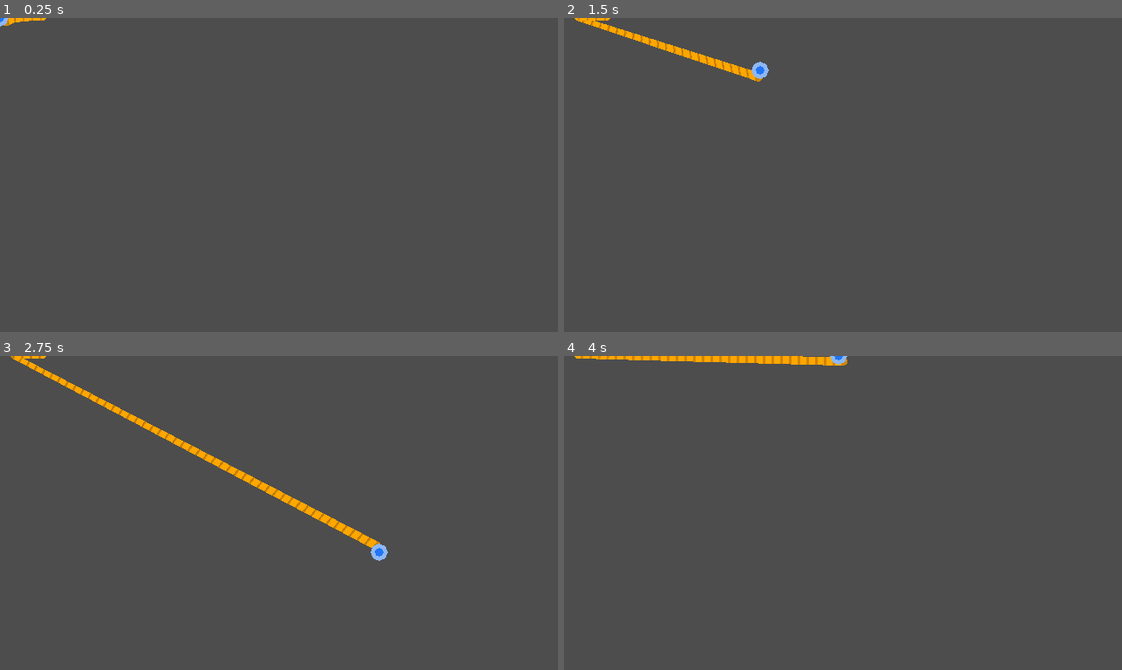
Above: before the commit, frames 1-4 (two rows, left to right).
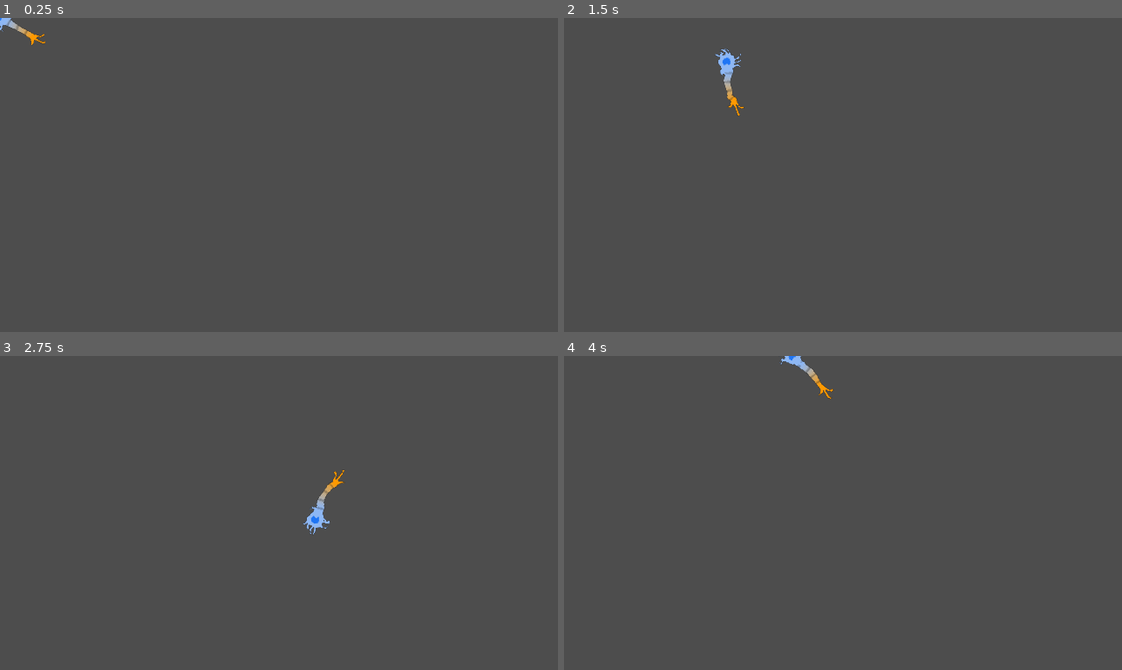
Above: after the commit, the same moments.

Repository: bnhrl/MomentumIsEverythingCountDown
Game: Godot game, scene res://Game/Levels/_Base/level.tscn
Two runs of this game, one before a commit and one after it. Both use one fixed random seed, a clock stepped at 60 frames per second and the inputs below. The project has no main scene, so this scene is started directly.
Inputs (mouse positions are in pixels of both pictures, inside the frame that each line leads up to):
- Up to frame 1 (0.25 s): no input
- Up to frame 2 (1.5 s): move the mouse to (965, 159) at 0.52 s; hold D (right) 0.53-1.28 s; move the mouse to (731, 190) at 1.27 s; hold S (down) from 1.28 s (still down)
- Up to frame 3 (2.75 s): move the mouse to (334, 443) at 2.02 s; release S (down) at 2.03 s; hold D (right) from 2.03 s (still down)
- Up to frame 4 (4 s): move the mouse to (815, 575) at 2.77 s; release D (right) at 2.78 s; hold W (up) 2.78-3.53 s; move the mouse to (1010, 560) at 3.52 s; hold A (left) from 3.53 s (still down)

The runs differ from the first frame. In frame 1, 0.2% of the frame differs, in the area x 0-9%, y 0-9%; in frame 2, 1.2%; in frame 3, 2.0%, in the area x 1-70%, y 0-66%; in frame 4, 1.1%.

Commit message:
Player work, added wavy shader, countdown timer work

Diff:
--- /dev/null
+++ b/Assets/Shaders/wavy.gdshader
@@ -0,0 +1,25 @@
+shader_type canvas_item;
+
+uniform sampler2D screen_texture : hint_screen_texture, repeat_disable, filter_nearest;
+
+uniform bool on_canvas_group = false;
+uniform float wave_x = 10.0;
+uniform float wave_y = 10.0;
+uniform float ferocity = 1.0;
+uniform float speed = 1.0;
+
+varying vec4 modulate;
+
+void vertex() {
+	modulate = COLOR;
+}
+
+void fragment() {
+	vec2 uv = UV;
+	vec4 color = texture(TEXTURE, uv);
+	if (on_canvas_group) { uv = SCREEN_UV; }
+	uv.x += sin(TIME*speed) * ferocity / 10.0 * sin(uv.y*wave_x);
+	uv.y += sin(TIME*speed) * ferocity / 10.0 * sin(uv.x*wave_y);
+	if (on_canvas_group) { color = texture(screen_texture, uv); }
+	COLOR = color*modulate;
+}
--- a/Game/CountDownTimer/count_down_timer.gd
+++ b/Game/CountDownTimer/count_down_timer.gd
@@ -1,6 +1,4 @@
 class_name CountDownTimer extends Node2D
-
-signal expired
 
 @onready var label: RichTextLabel = $Label
 @onready var beat_timer: Timer = $BeatTimer
@@ -9,11 +7,14 @@
 @onready var max_time := time
 
 func _process(delta: float) -> void:
+	_process_background()
 	if has_expired: return
 
 	_process_counting(delta)
 	_process_expiration()
 
+
+# Counting
 func _process_counting(delta: float) -> void:
 	time -= delta
 	label.text = str(snappedf(time, 0.1))
@@ -25,6 +26,7 @@
 		beat_timer.start(clampf(time*0.1, 0.25, 5.0))
 
 
+# Beating
 func _on_beat_timer_timeout() -> void:
 	beat()
 
@@ -40,6 +42,10 @@
 	sound_player.pitch_scale = clampf(randf_range(0.9, 1.1) + (max_time*0.5/time), 0.9, 2.0)
 	sound_player.play()
 
+
+# Expiration
+signal expired
+
 func _process_expiration() -> void:
 	if time <= 0.0:
 		expire()
@@ -50,3 +56,14 @@
 func expire() -> void:
 	has_expired = true
 	expired.emit()
+
+
+# Backgrounds
+@onready var backgrounds := [$WIPBackground0, $WIPBackground1]
+func _process_background() -> void:
+	if time > max_time*0.5: return
+
+	for b: Node2D in backgrounds:
+		var rand_x := clampf(randf_range(-max_time*0.5/time, max_time/time), -8.0, 8.0)*0.2
+		var rand_y := clampf(randf_range(-max_time*0.5/time, max_time/time), -8.0, 8.0)*0.2
+		b.offset = Vector2(rand_x, rand_y)
--- a/Game/CountDownTimer/count_down_timer.tscn
+++ b/Game/CountDownTimer/count_down_timer.tscn
@@ -2,13 +2,33 @@
 
 [ext_resource type="Script" uid="uid://cuufmsnljmbd8" path="res://Game/CountDownTimer/count_down_timer.gd" id="1_ddtig"]
 
+[sub_resource type="Gradient" id="Gradient_ddtig"]
+colors = PackedColorArray(0.5568628, 0.7176471, 0.9607843, 1, 1, 0.6, 0, 1)
+
+[sub_resource type="GradientTexture1D" id="GradientTexture1D_ddtig"]
+gradient = SubResource("Gradient_ddtig")
+width = 128
+
 [node name="CountDownTimer" type="Node2D" unique_id=102296066]
 script = ExtResource("1_ddtig")
+
+[node name="WIPBackground1" type="Polygon2D" parent="." unique_id=1894035525]
+position = Vector2(322, 28)
+rotation = 3.1415927
+scale = Vector2(1.2, -1.2)
+color = Color(0.31014192, 3.4593978e-07, 1.5642495e-07, 1)
+polygon = PackedVector2Array(-53, -17, -70, 16, 59, 24, 65, -8)
+
+[node name="WIPBackground0" type="Polygon2D" parent="." unique_id=1225424733]
+position = Vector2(257, 33)
+texture = SubResource("GradientTexture1D_ddtig")
+polygon = PackedVector2Array(12.219147, -21.123049, -4.7808533, 11.876951, 124.21915, 19.876951, 130.21915, -12.123049)
 
 [node name="Label" type="RichTextLabel" parent="." unique_id=53583873]
 offset_right = 640.0
 offset_bottom = 61.0
 offset_transform_enabled = true
+theme_override_constants/outline_size = 4
 theme_override_font_sizes/normal_font_size = 32
 bbcode_enabled = true
 text = "30.00"
--- a/Game/Player/player.gd
+++ b/Game/Player/player.gd
@@ -1,8 +1,7 @@
-extends CharacterBody2D
+class_name Player extends CharacterBody2D
 
 
-const SPEED = 300.0
-const JUMP_VELOCITY = -400.0
+const SPEED = 250.0
 
 var momentum := Vector2.ZERO
 
@@ -12,6 +11,8 @@
 func _physics_process(delta: float) -> void:
 	_process_movement(delta)
 	_process_tail(delta)
+	_process_visuals(delta)
+	_process_grabber()
 
 
 # Movement
@@ -25,13 +26,43 @@
 
 
 # Tail
+const TAIL_DIST := 8.0
 @onready var tail: Line2D = $Model/Tail
 var tail_points: Array[Vector2]
 
 func _ready_tail() -> void:
 	tail_points.assign(tail.points)
+	for i in range(tail_points.size()-2):
+		tail_points[i+2] = Vector2.ZERO
 
 func _process_tail(delta: float) -> void:
-	tail_points[0] = global_position
-	tail_points[1] = global_position + global_position.direction_to(get_global_mouse_position()) * 8.0
+	var direction := global_position.direction_to(get_global_mouse_position())
+
+	tail_points[1] = direction * TAIL_DIST
+
+	for i in range(tail_points.size()-2):
+		var point := tail_points[i+2]
+		var target := direction * i*TAIL_DIST
+		point = LerpHelper.lv2(point, target, TAIL_DIST*7-i*TAIL_DIST, delta)
+		tail_points[i+2] = point
+
 	tail.points = tail_points
+
+# Visuals
+@onready var visual_0: Polygon2D = $Model/Visual0
+@onready var visual_1: Polygon2D = $Model/Visual1
+@onready var visual_2: Polygon2D = $Model/Visual2
+@onready var visual_3: Polygon2D = $Model/Visual3
+func _process_visuals(delta: float) -> void:
+	var angle := get_angle_to(get_global_mouse_position())
+	visual_0.rotation = LerpHelper.la(visual_0.rotation, angle, 16.0, delta)
+	visual_1.rotation = LerpHelper.la(visual_0.rotation, angle, 24.0, delta)
+	visual_2.rotation += delta*2.0
+	visual_3.rotation -= delta*1.5
+
+# Grabber
+@onready var grabber: Area2D = $Model/Grabber
+func _process_grabber() -> void:
+	var last_point := tail_points[tail_points.size()-1]
+	grabber.position = last_point
+	grabber.rotation = last_point.angle()
--- a/Game/Player/player.tscn
+++ b/Game/Player/player.tscn
@@ -2,37 +2,74 @@
 
 [ext_resource type="Script" uid="uid://o1mh1gpwbbvf" path="res://Game/Player/player.gd" id="1_m57qa"]
 [ext_resource type="Texture2D" uid="uid://br1doxg8djgap" path="res://Game/Player/segment.png" id="2_s3asc"]
+[ext_resource type="Shader" uid="uid://chwkgj0slhnlv" path="res://Assets/Shaders/wavy.gdshader" id="3_letr6"]
 
 [sub_resource type="CircleShape2D" id="CircleShape2D_c6smh"]
+
+[sub_resource type="ShaderMaterial" id="ShaderMaterial_letr6"]
+shader = ExtResource("3_letr6")
+shader_parameter/on_canvas_group = true
+shader_parameter/wave_x = 100.0
+shader_parameter/wave_y = 100.0
+shader_parameter/ferocity = 0.02
+shader_parameter/speed = 5.0
 
 [sub_resource type="Curve" id="Curve_c6smh"]
 _data = [Vector2(0, 1), 0.0, 0.0, 0, 0, Vector2(0.39043823, 1), -1.6422175, -1.6422175, 0, 0, Vector2(1, 0.57024795), 0.0, 0.0, 0, 0]
 point_count = 3
 
+[sub_resource type="Gradient" id="Gradient_c6smh"]
+offsets = PackedFloat32Array(0.4408867, 1)
+colors = PackedColorArray(0.5529412, 0.7176471, 0.95686275, 1, 1, 0.6, 0, 1)
+
+[sub_resource type="CircleShape2D" id="CircleShape2D_letr6"]
+
 [node name="Player" type="CharacterBody2D" unique_id=2013412106]
 script = ExtResource("1_m57qa")
 
-[node name="CollisionShape2D" type="CollisionShape2D" parent="." unique_id=1423663064]
+[node name="Collision" type="CollisionShape2D" parent="." unique_id=1423663064]
 shape = SubResource("CircleShape2D_c6smh")
 
 [node name="Model" type="CanvasGroup" parent="." unique_id=597892759]
+material = SubResource("ShaderMaterial_letr6")
 
 [node name="Tail" type="Line2D" parent="Model" unique_id=618724663]
-top_level = true
-z_index = -1
 texture_repeat = 2
-points = PackedVector2Array(0, 0, 11, 0, 15, 0, 20, 0, 25, 0, 30, 0, 35, 0, 40, 0, 50, 0)
+points = PackedVector2Array(0, 0, 11, 0, 15, 0, 20, 0, 25, 0, 31, 0, 37, 0, 43, 0, 50, 0)
 width_curve = SubResource("Curve_c6smh")
-default_color = Color(1, 0.65, 0, 1)
+gradient = SubResource("Gradient_c6smh")
 texture = ExtResource("2_s3asc")
 texture_mode = 1
 joint_mode = 2
 end_cap_mode = 2
 
-[node name="Polygon2D" type="Polygon2D" parent="Model" unique_id=1400161394]
+[node name="Visual2" type="Polygon2D" parent="Model" unique_id=1057603758]
+rotation = -0.2617994
+scale = Vector2(0.7, 0.7)
+color = Color(0.5568, 0.71807986, 0.96, 1)
+polygon = PackedVector2Array(-1.4285713, -11.428571, -13, -13, -17, -17, -16, -12, -8, -8, -12, -2, -19, -3, -24, 2, -25, 5, -23, 4, -21, 1, -16, 0, -12, 1, -9, 9, -9, 13, -7, 21, 0, 22, -5, 19, -7, 14, -4.285714, 12.857142, 0, 8.571428, 5, 14, 2, 16, 5, 19, 11, 22, 6, 18, 8, 15, 8.571428, 11.428571, 8.571428, 1.4285713, 11.428571, -1.4285713, 17, -14, 15, -15, 10, -20, 11, -17, 14, -13, 11.428571, -11.428571)
+
+[node name="Visual3" type="Polygon2D" parent="Model" unique_id=767808422]
+scale = Vector2(0.7, 0.7)
+color = Color(0.5568, 0.71807986, 0.96, 1)
+polygon = PackedVector2Array(-4.285714, -12.857142, -7.1428566, -18.571428, -12.857142, -21.42857, -5.7142854, -22.857141, -2.8571427, -18.571428, -1.4285713, -12.857142, 1.4285713, -5.7142854, 12.857142, -5.7142854, 18.571428, -9.999999, 24.285713, -9.999999, 19.999998, -7.1428566, 12.857142, -2.8571427, 5.7142854, -2.8571427, 14.285713, 5.7142854, 22.857141, 2.8571427, 18.571428, 8.571428, 12.857142, 8.571428, 4.285714, 1.4285713, -7.1428566, 9.999999, -11.428571, 14.285713, -12.857142, 21.42857, -14.285713, 18.571428, -12.857142, 12.857142, -9.999999, 8.571428, -5.7142854, 2.8571427)
+
+[node name="Visual0" type="Polygon2D" parent="Model" unique_id=1400161394]
 color = Color(0.5568, 0.71807986, 0.96, 1)
 polygon = PackedVector2Array(0, -10, -7, -7, -10, 0, -7, 7, 0, 10, 7, 7, 10, 0, 7, -7)
 
-[node name="Polygon2D2" type="Polygon2D" parent="Model" unique_id=232795012]
+[node name="Visual1" type="Polygon2D" parent="Model" unique_id=232795012]
 color = Color(0.12156863, 0.45882353, 0.95686275, 1)
-polygon = PackedVector2Array(0, -5, -4, -3, -5, 0, -3.5, 3.5, 0, 5, 3.5, 3.5, 5, 0, 3.5, -3.5)
+polygon = PackedVector2Array(0, -5, -3.5, -3.5, -5, 0, -3.5, 3.5, 0, 5, 3.5, 3.5, 2, 0, 3.5, -3.5)
+
+[node name="Grabber" type="Area2D" parent="Model" unique_id=1042861233]
+position = Vector2(51, 0)
+
+[node name="GrabberPoly" type="Polygon2D" parent="Model/Grabber" unique_id=912116858]
+color = Color(1, 0.6, 0, 1)
+offset = Vector2(0, 2)
+polygon = PackedVector2Array(-1, 0, -1, -4, 2, -5, 9, -6, 10, -10, 12, -10, 12, -7, 10, -5, 5, -3, 8, -2, 15, -2, 18, -4, 19, -2, 15, 0, 9, 0, 5, 0, 7, 3, 7, 7, 6, 7, 5, 4)
+
+[node name="Collision" type="CollisionShape2D" parent="Model/Grabber" unique_id=344104193]
+position = Vector2(9, 0)
+shape = SubResource("CircleShape2D_letr6")
Not shown, added: Assets/Shaders/wavy.gdshader.uid
